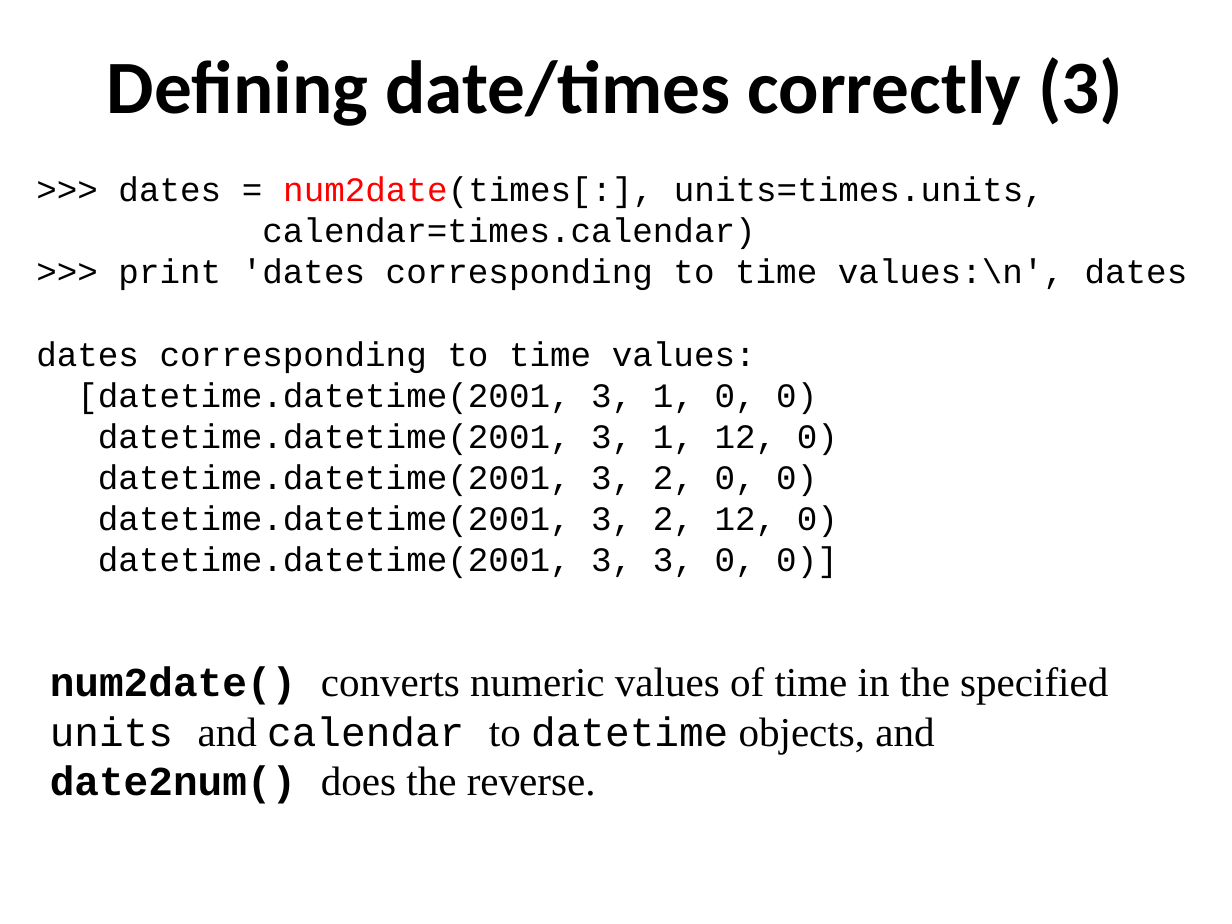
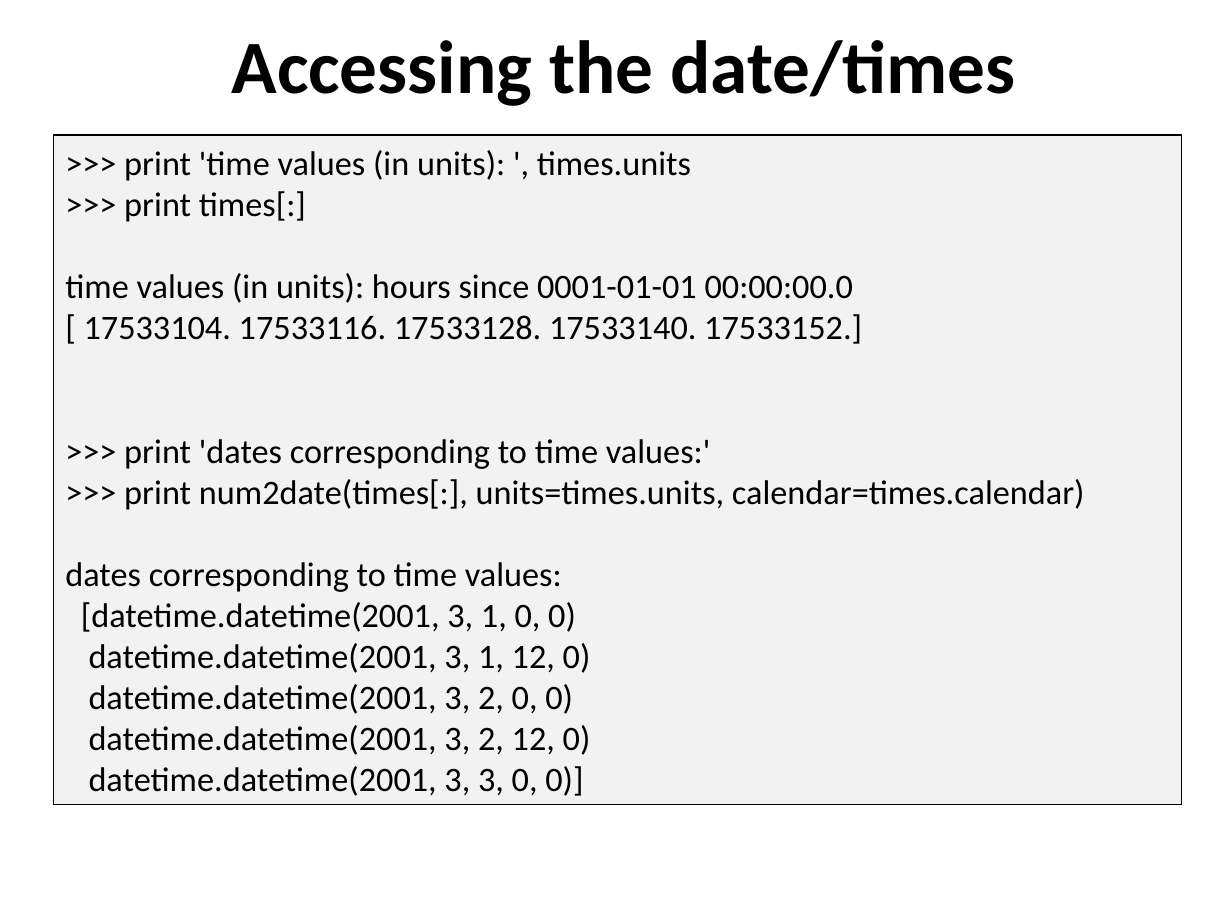
Before and after one commit to ncasuk/ncas-isc, a slide deck: slide 17 of python/presentations/read_write_data/11_create_netcdf_python.ppt (slide 19 before the commit). Drawn at 1232x924 pixels with LibreOffice and Linux fonts; fonts in the diff are those of the drawing; background and template pictures are left out. Boxes give left, top, right and bottom in pixels: in the first picture for what was removed or moved away, otherwise in the second. Text is boxed around its words. In the diff, an @@ line names an element or a change of style, - is before the commit and + after.

```diff
--- a/python/presentations/read_write_data/11_create_netcdf_python.ppt
+++ b/python/presentations/read_write_data/11_create_netcdf_python.ppt
@@ title removed at box(107, 57, 1123, 126) @@
-Defining date/times correctly (3)
@@ text added at box(231, 40, 1016, 106), 44 pt, text #000000, bold @@
+Accessing the date/times
@@ rectangle ">>> print 'time values (in ...": place and size @@
-rectangle ">>> print 'time values (in ..." at box(36, 176, 1188, 578)
+rectangle ">>> print 'time values (in ..." at box(53, 136, 1181, 806)
@@ rectangle ">>> print 'time values (in ..." at box(53, 136, 1181, 806): fill none to #F2F2F2; outline none to #000000 0.74 pt @@
@@ text in rectangle at box(65, 150, 1085, 510): text changed; font Courier New to Calibri @@
->>> dates = num2date(times[:], units=times.units,
-calendar=times.calendar)
->>> print 'dates corresponding to time values:\n', dates
+>>> print 'time values (in units): ', times.units
+>>> print times[:]
+time values (in units): hours since 0001-01-01 00:00:00.0
+[ 17533104. 17533116. 17533128. 17533140. 17533152.]
+>>> print 'dates corresponding to time values:'
+>>> print num2date(times[:], units=times.units, calendar=times.calendar)
@@ text in rectangle at box(65, 562, 591, 796): font Courier New to Calibri in "dates corresponding to time values:", "[datetime.datetime(2001, 3, 1, 0, 0)", "datetime.datetime(2001, 3, 1, 12, 0)", "datetime.datetime(2001, 3, 2, 0, 0)" and 2 more places @@
@@ text removed at box(50, 667, 1108, 804) @@
-num2date() converts numeric values of time in the specified units and calendar to datetime objects, and date2num() does the reverse.
```
Also in this commit, not shown: 17 other slides changed, 3 slides added, 4 slides removed, 3 other files.
